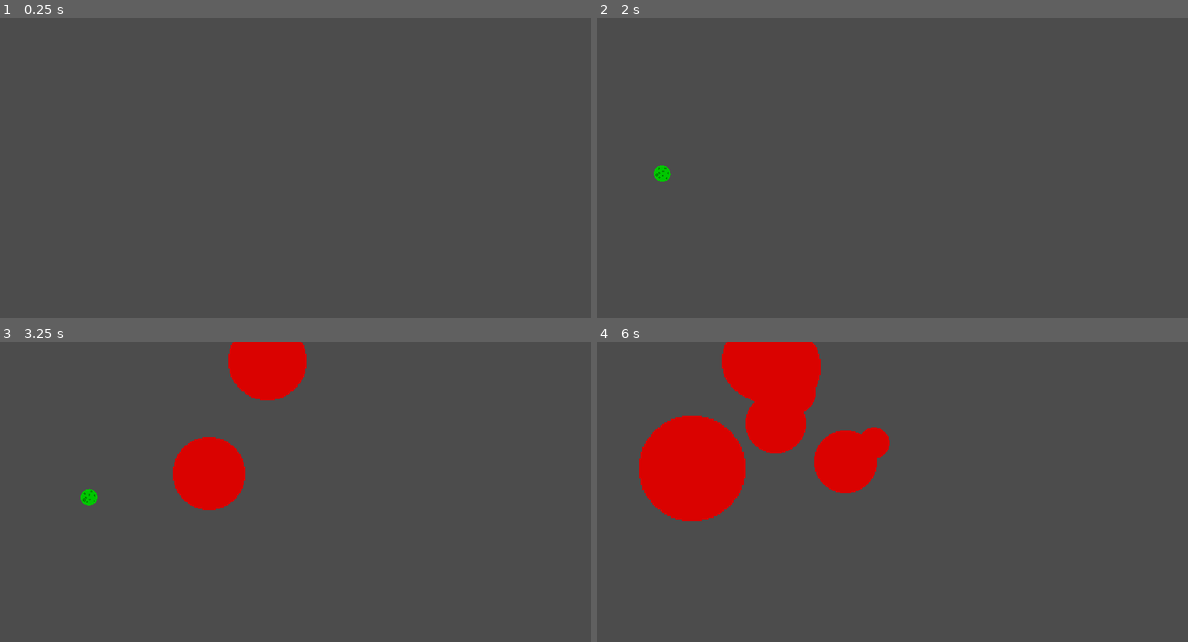
Above: before the commit, frames 1-4 (two rows, left to right).
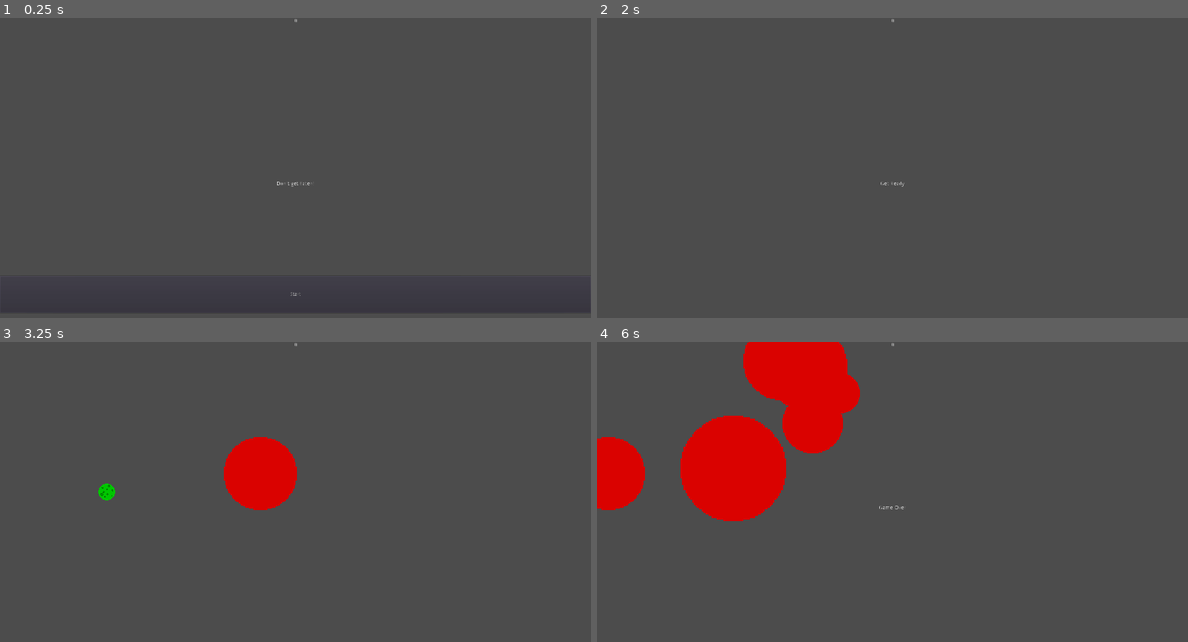
Above: after the commit, the same moments.

Repository: jleldridge/Hungry-Space-Clone-Godot
Game: Godot game, scene res://Main.tscn
Same seed, same stepped clock (60 frames per second), same inputs: the game is played once before the commit and once after it.
Inputs (mouse positions are in pixels of both pictures, inside the frame that each line leads up to):
- Up to frame 1 (0.25 s): no input
- Up to frame 2 (2 s): click (892, 294) at 0.5 s, where only the run after the commit has a clickable "Start"; tap Enter at 1.25 s; move the mouse to (1022, 168) at 1.27 s; click (1022, 168) at 1.42 s
- Up to frame 3 (3.25 s): move the mouse to (177, 525) at 2.02 s; click (177, 525) at 2.17 s; move the mouse to (354, 435) at 2.77 s; click (354, 435) at 2.92 s
- Up to frame 4 (6 s): move the mouse to (862, 573) at 3.52 s; click (862, 573) at 3.67 s; move the mouse to (1069, 558) at 4.27 s; click (1069, 558) at 4.42 s; move the mouse to (715, 459) at 5.02 s; click (715, 459) at 5.17 s; move the mouse to (922, 507) at 5.77 s; click (922, 507) at 5.92 s

The runs differ from the first frame. In frame 1, less than 0.1% of the frame differs, in the area x 46-53%, y 0-93%; in frame 2, 0.1%; in frame 3, 6.3%; in frame 4, 11%, in the area x 0-53%, y 0-60%.

Commit message:
Got hud working.

Diff:
--- a/Enemy.gd
+++ b/Enemy.gd
@@ -26,3 +26,6 @@
 
 func _on_Visibility_screen_exited():
     queue_free()
+
+func _on_start_game():
+    queue_free()
--- a/Hud.gd
+++ b/Hud.gd
@@ -14,3 +14,14 @@
     $MessageLabel.show()
     yield(get_tree().create_timer(1), 'timeout')
     $StartButton.show()
+
+func update_score(score):
+    $ScoreLabel.text = str(score)
+
+func _on_MessageTimer_timeout():
+    $MessageLabel.hide()
+
+
+func _on_StartButton_pressed():
+    $StartButton.hide()
+    emit_signal("start_game")
--- a/Hud.tscn
+++ b/Hud.tscn
@@ -31,3 +31,5 @@
 [node name="MessageTimer" type="Timer" parent="."]
 wait_time = 2.0
 one_shot = true
+[connection signal="pressed" from="StartButton" to="." method="_on_StartButton_pressed"]
+[connection signal="timeout" from="MessageTimer" to="." method="_on_MessageTimer_timeout"]
--- a/Main.gd
+++ b/Main.gd
@@ -1,31 +1,38 @@
 extends Node2D
 
 export (PackedScene) var Enemy
+var score = 0
+var game_running = false
 
 func _ready():
     $Player.hide()
-    pass
-
-func _process(delta):
-    pass
-
 
 func _on_Player_collision(body):
-    print(body.size)
-    if body.size > $Player.size:
-        $Player.hide()
-    else:
-        body.queue_free()
-        $Player.eat()
-    pass
+    if game_running:
+        if body.size > $Player.size:
+            $Player.hide()
+            game_over()
+        else:
+            body.queue_free()
+            $Player.eat()
 
 func _on_StartTimer_timeout():
-    $Player.show()
+    game_running = true
+    $Player.start($PlayerStartPosition.position)
     $EnemyTimer.start()
-    pass
 
 func _on_EnemyTimer_timeout():
     var enemy = Enemy.instance()
     add_child(enemy)
     enemy.position = Vector2(get_viewport().size.x - 50, rand_range(10, get_viewport().size.y - 10))
-    pass
+    $Hud.connect("start_game", enemy, "_on_start_game")
+
+
+func new_game():
+    $StartTimer.start()
+    $Hud.update_score(score)
+    $Hud.show_message("Get Ready")
+
+func game_over():
+    game_running = false
+    $Hud.show_game_over()
--- a/Main.tscn
+++ b/Main.tscn
@@ -1,8 +1,9 @@
-[gd_scene load_steps=4 format=2]
+[gd_scene load_steps=5 format=2]
 
 [ext_resource path="res://Main.gd" type="Script" id=1]
 [ext_resource path="res://Enemy.tscn" type="PackedScene" id=2]
 [ext_resource path="res://Player.tscn" type="PackedScene" id=3]
+[ext_resource path="res://Hud.tscn" type="PackedScene" id=4]
 
 [node name="Main" type="Node2D"]
 script = ExtResource( 1 )
@@ -16,10 +17,12 @@
 [node name="StartTimer" type="Timer" parent="."]
 wait_time = 2.0
 one_shot = true
-autostart = true
 
 [node name="PlayerStartPosition" type="Position2D" parent="."]
 position = Vector2( 256, 416 )
+
+[node name="Hud" parent="." instance=ExtResource( 4 )]
 [connection signal="collision" from="Player" to="." method="_on_Player_collision"]
 [connection signal="timeout" from="EnemyTimer" to="." method="_on_EnemyTimer_timeout"]
 [connection signal="timeout" from="StartTimer" to="." method="_on_StartTimer_timeout"]
+[connection signal="start_game" from="Hud" to="." method="new_game"]
